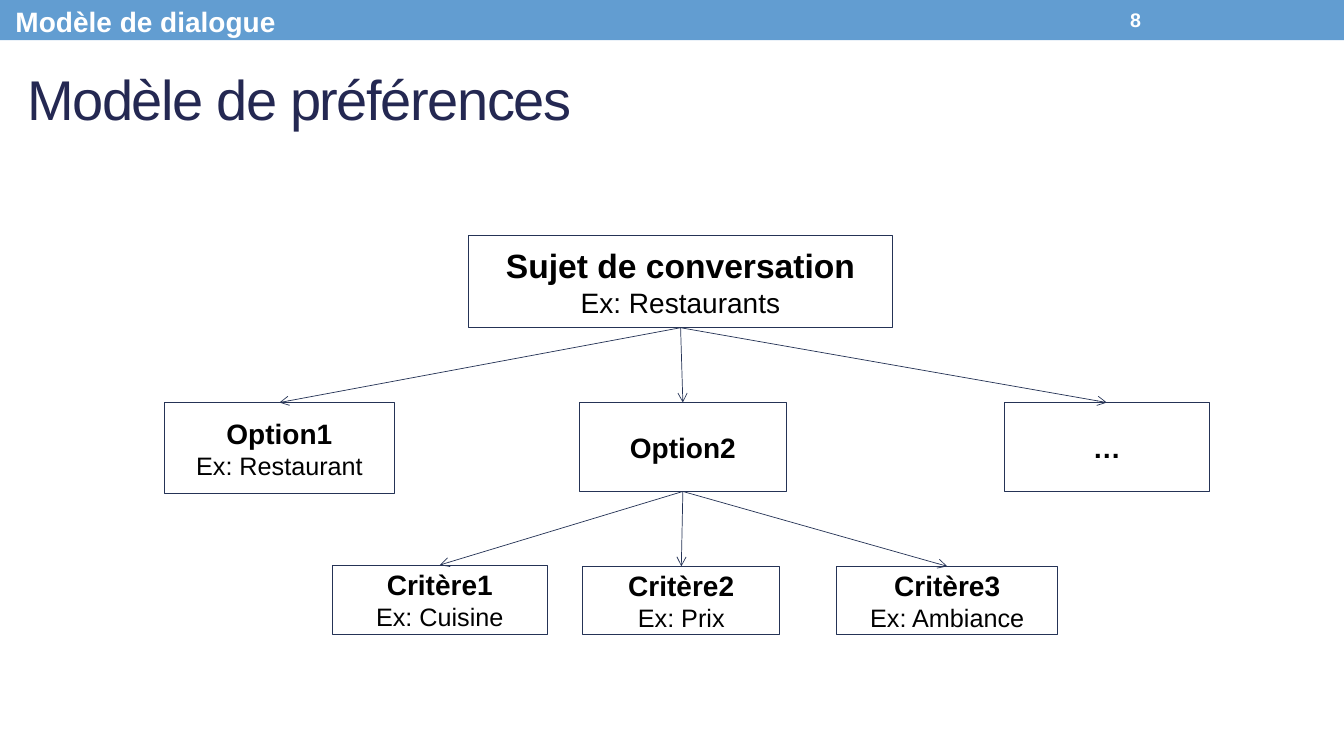
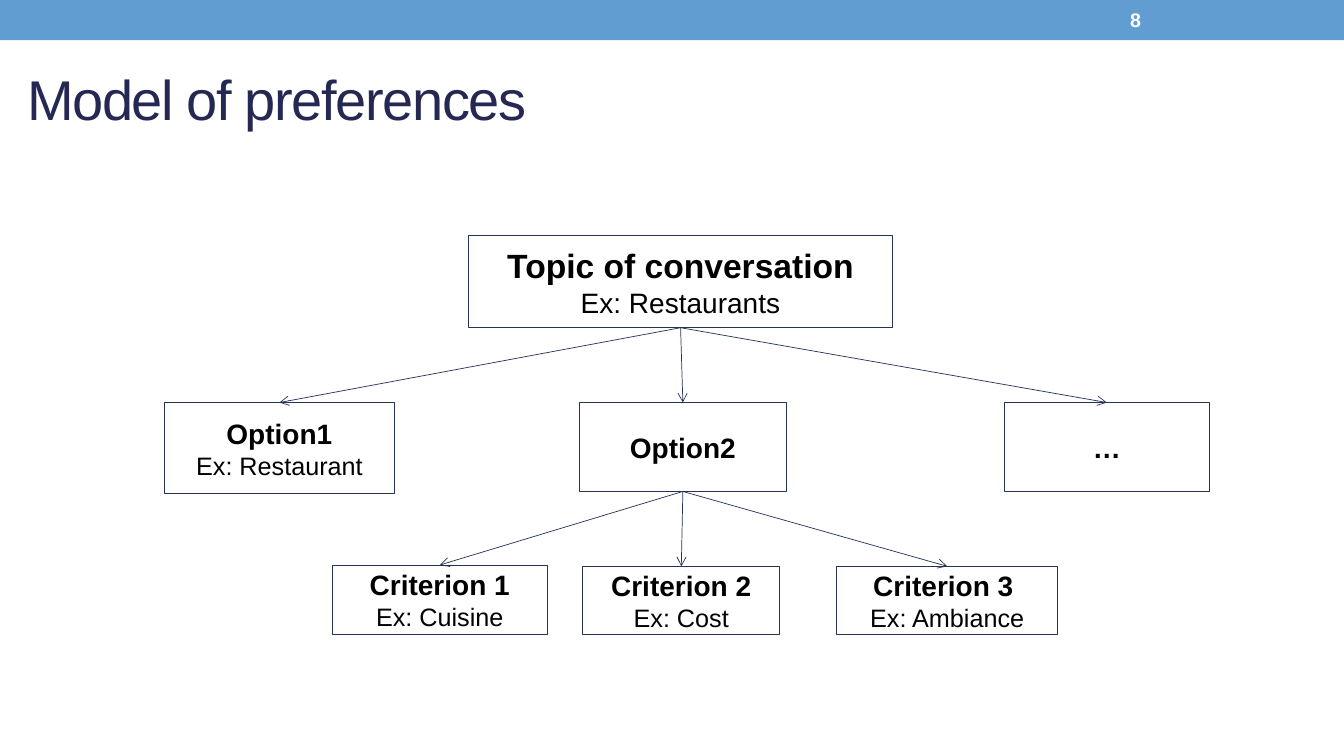
Before and after one commit to Olydia/Discolog, a slide deck: slide 8 of papers/Presentations/WACAI_EN.pptx. Drawn at 1344x756 pixels with LibreOffice and Linux fonts; fonts in the diff are those of the drawing. Boxes give left, top, right and bottom in pixels: in the first picture for what was removed or moved away, otherwise in the second. Text is boxed around its words. In the diff, an @@ line names an element or a change of style, - is before the commit and + after.

```diff
--- a/papers/Presentations/WACAI_EN.pptx
+++ b/papers/Presentations/WACAI_EN.pptx
@@ text removed at (15, 11, 275, 38) @@
-Modèle de dialogue
@@ title at (27, 79, 527, 129): text changed @@
-Modèle de préférences
+Model of preferences
@@ text in rectangle at (507, 253, 854, 285): text changed @@
-Sujet de conversation
+Topic of conversation
@@ text in rectangle at (370, 574, 510, 596): text changed @@
-Critère1
+Criterion 1
@@ text in rectangle at (611, 575, 752, 628): text changed @@
-Critère2
-Ex: Prix
+Criterion 2
+Ex: Cost
@@ text in rectangle at (873, 575, 1014, 597): text changed @@
-Critère3
+Criterion 3
```
Also in this commit, not shown: 14 other slides changed, 2 slides added, 4 slides removed, 4 other files.
